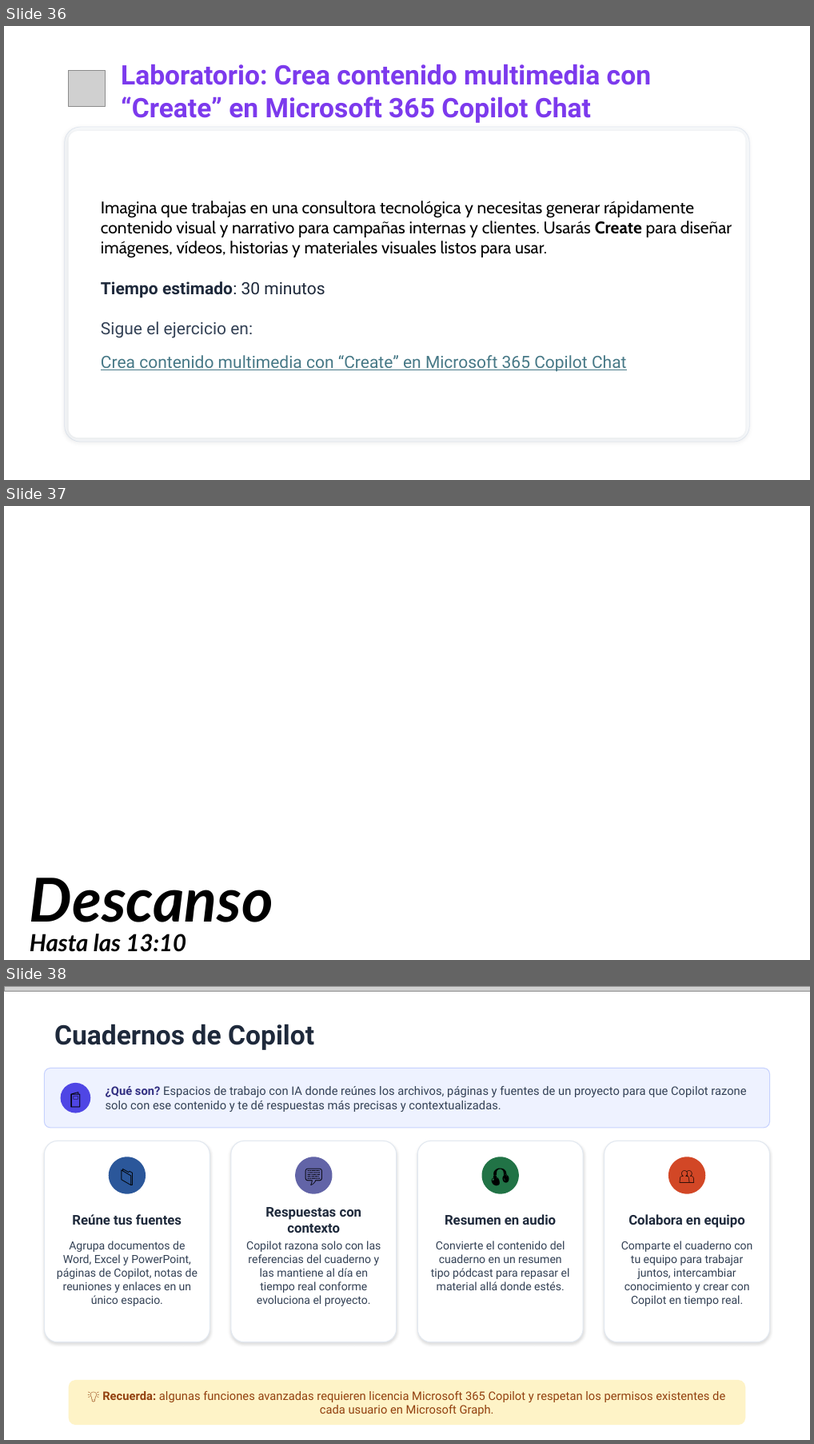
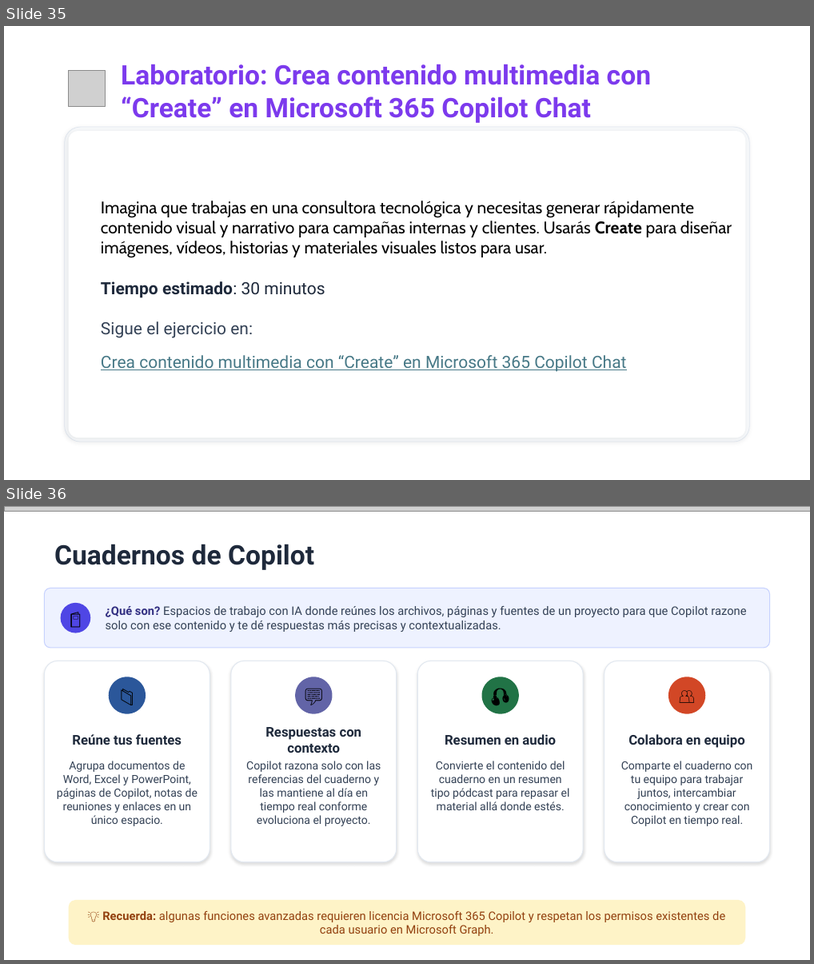
Before and after one commit to quizeth/Labs, a slide deck: IA y Copilot para business professionals/IA Generativa y Microsoft Copilot para profesionales.pptx. Shown one above the other, each under a label of ours: slides 36, 37 and 38 before the commit, slides 35 and 36 after it. The pictures are 814x1444 and 814x964 pixels, drawn with LibreOffice and Linux fonts; fonts in the diff are those of the drawing; grey boxes stand for pictures; background and template pictures are left out. Boxes give left, top, right and bottom in pixels: in the first picture for what was removed or moved away, otherwise in the second. Text is boxed around its words. In the diff, an @@ line names an element or a change of style, - is before the commit and + after.

```diff
--- a/IA y Copilot para business professionals/IA Generativa y Microsoft Copilot para profesionales.pptx
+++ b/IA y Copilot para business professionals/IA Generativa y Microsoft Copilot para profesionales.pptx
@@ slide 37 removed at bbox=[4, 506, 810, 960], background picture (left out) @@
@@ text removed at bbox=[30, 877, 274, 952] @@
-Descanso
-Hasta las 13:10
@@ what was slide 36 is now slide 35 @@
@@ what was slide 38 is now slide 36 @@
```
Also in this commit, not shown: 6 slides changed, 1 other slide removed.
